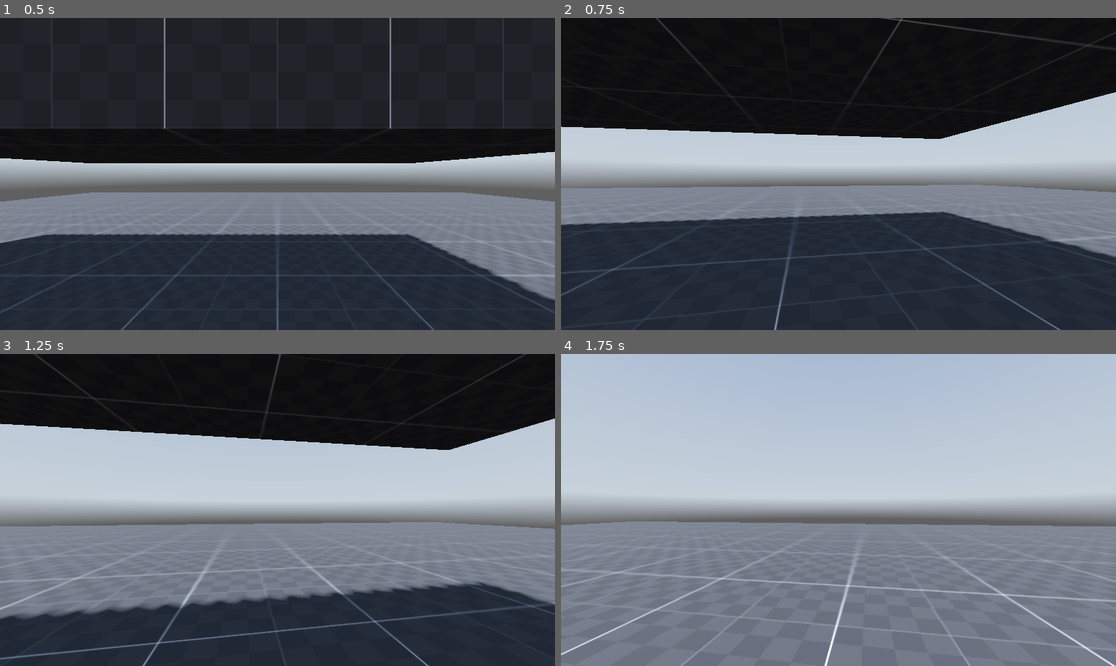
Above: before the commit, frames 1-4 (two rows, left to right).
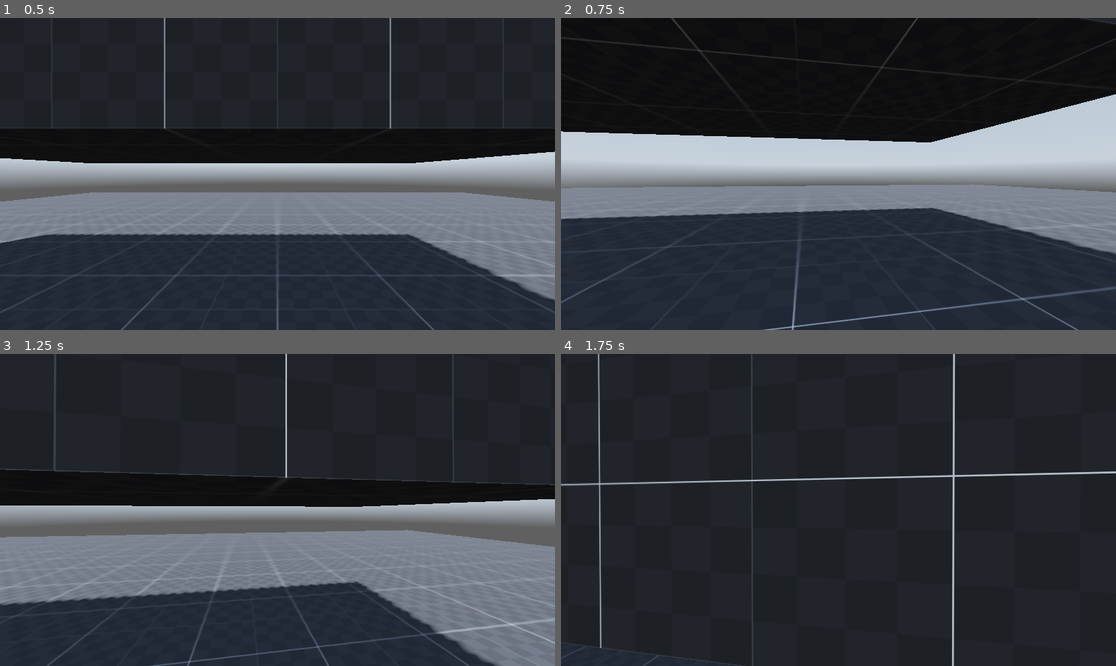
Above: after the commit, the same moments.

Repository: BryanDistefano2001/abandonware2.0
Game: Godot game, scene res://scenes/world.tscn
Same seed, same stepped clock (60 frames per second), same inputs: the game is played once before the commit and once after it. A sky picture missing from this copy of the repository is replaced by a grey-blue gradient.
Inputs (mouse positions are in pixels of both pictures, inside the frame that each line leads up to):
- Up to frame 1 (0.5 s): no input
- Up to frame 2 (0.75 s): tap Enter at 0.5 s; move the mouse to (866, 174) at 0.52 s; hold W (forward) from 0.53 s (still down); hold Ctrl (crouch) from 0.53 s (still down); click (866, 174) at 0.67 s
- Up to frame 3 (1.25 s): keep holding W (forward); keep holding Ctrl (crouch); tap Space (jump) at 0.77, 0.8, 1.07 s
- Up to frame 4 (1.75 s): keep holding W (forward); move the mouse to (810, 510) at 1.27 s; release Ctrl (crouch) at 1.28 s; tap Space (jump) at 1.35, 1.52 s; tap Ctrl (crouch) at 1.55 s

Frame 1 is identical in both runs. In frame 2, 4.7% of the frame differs, in the area x 0-100%, y 0-100%; in frame 3, 48%; in frame 4, 100%.

Commit message:
version 1.01
added crouch jump. unrefined. todo: add coyote time

Diff:
--- a/scenes/player.tscn
+++ b/scenes/player.tscn
@@ -38,6 +38,13 @@
 disabled = true
 debug_fill = false
 
+[node name="jump_crouch_collision_shape" type="CollisionShape3D" parent="."]
+unique_name_in_owner = true
+transform = Transform3D(1, 0, 0, 0, 1, 0, 0, 0, 1, 0, 1.95, 0)
+shape = SubResource("CapsuleShape3D_qhqgy")
+disabled = true
+debug_fill = false
+
 [node name="pivot" type="Node3D" parent="."]
 unique_name_in_owner = true
 transform = Transform3D(1, 0, 0, 0, 1, 0, 0, 0, 1, 0, 2, 0)
@@ -50,3 +57,8 @@
 
 [node name="crouch_ray_cast" type="RayCast3D" parent="."]
 target_position = Vector3(0, 2, 0)
+
+[node name="jump_buffer_timer" type="Timer" parent="."]
+unique_name_in_owner = true
+wait_time = 0.1
+one_shot = true
--- a/scenes/world.tscn
+++ b/scenes/world.tscn
@@ -32,6 +32,12 @@
 use_collision = true
 size = Vector3(6, 1, 3)
 
+[node name="CSGBox3D3" type="CSGBox3D" parent="stage"]
+transform = Transform3D(1, 0, 0, 0, 1, 0, 0, 0, 1, 0.5, 0.2, 4.59985)
+material_override = ExtResource("1_4wyf3")
+use_collision = true
+size = Vector3(6, 1, 3)
+
 [node name="env" type="Node3D" parent="."]
 
 [node name="WorldEnvironment" type="WorldEnvironment" parent="env"]
@@ -43,3 +49,4 @@
 
 [node name="player" parent="." instance=ExtResource("3_4wyf3")]
 transform = Transform3D(1, 0, 0, 0, 1, 0, 0, 0, 1, 0, -0.6, 1)
+lerp_speed = 5.0
--- a/scripts/player.gd
+++ b/scripts/player.gd
@@ -7,8 +7,11 @@
 @onready var pivot = $pivot
 @onready var standing_collision_shape = %standing_collision_shape
 @onready var crouching_collision_shape = %crouching_collision_shape
+@onready var jump_crouch_collision_shape = %jump_crouch_collision_shape
 @onready var crouch_ray_cast = $crouch_ray_cast
 @onready var mouse_visible := true
+@onready var jump_buffer_timer = %jump_buffer_timer
+
 
 # player variables
 @export var jump_velocity : float
@@ -55,14 +58,15 @@
 
 
 	# handles crouching and sprinting logic
-	if Input.is_action_pressed("crouch"):
+	if Input.is_action_pressed("crouch") and is_on_floor():
 		speed_current = speed_crouching # sets current speed to crouching sped
 		pivot.position.y = lerp(pivot.position.y, 1.0 + crouching_depth, delta * crouch_lerp_speed) # crouches character with a lerp
 		standing_collision_shape.disabled = true   # standing = true
 		crouching_collision_shape.disabled = false # crouching = false
+
 	elif !crouch_ray_cast.is_colliding():
-		standing_collision_shape.disabled = false # standing = false
-		crouching_collision_shape.disabled = true # crouching = true
+		standing_collision_shape.disabled = false # standing = true
+		crouching_collision_shape.disabled = true # crouching = false
 		pivot.position.y = lerp(pivot.position.y, 1.0, delta * crouch_lerp_speed) # stands character up
 		if Input.is_action_pressed("sprint"):
 			speed_current = speed_sprinting # obv changes speed to sprint speed
@@ -72,22 +76,22 @@
 	# Handle jump.
 	if Input.is_action_just_pressed("jump") and is_on_floor(): # checks if jump is pressed and is on floor
 		velocity.y = jump_velocity # velocity gets jump power
+		jump_buffer_timer.start()
+	if Input.is_action_just_pressed("crouch") and ! is_on_floor() and ! jump_buffer_timer.is_stopped():
+		velocity.y += 1
 
 	# Get the input direction and handle the movement/deceleration.
 	var input_dir = Input.get_vector("left", "right", "forward", "backwards")
 	#direction = (transform.basis * Vector3(input_dir.x, 0, input_dir.y)).normalized()
 	direction = lerp(direction,(transform.basis * Vector3(input_dir.x, 0.0, input_dir.y)).normalized(), delta * lerp_speed)
 
-	print("direction + ", direction)
+
+
 
 	if direction:
 		velocity.x = direction.x * speed_current
 		velocity.z = direction.z * speed_current
 
-	else:
-		velocity.x = move_toward(velocity.x, 0, .8)
-		velocity.z = move_toward(velocity.z, 0, .8)
-
 
 
 	move_and_slide()
